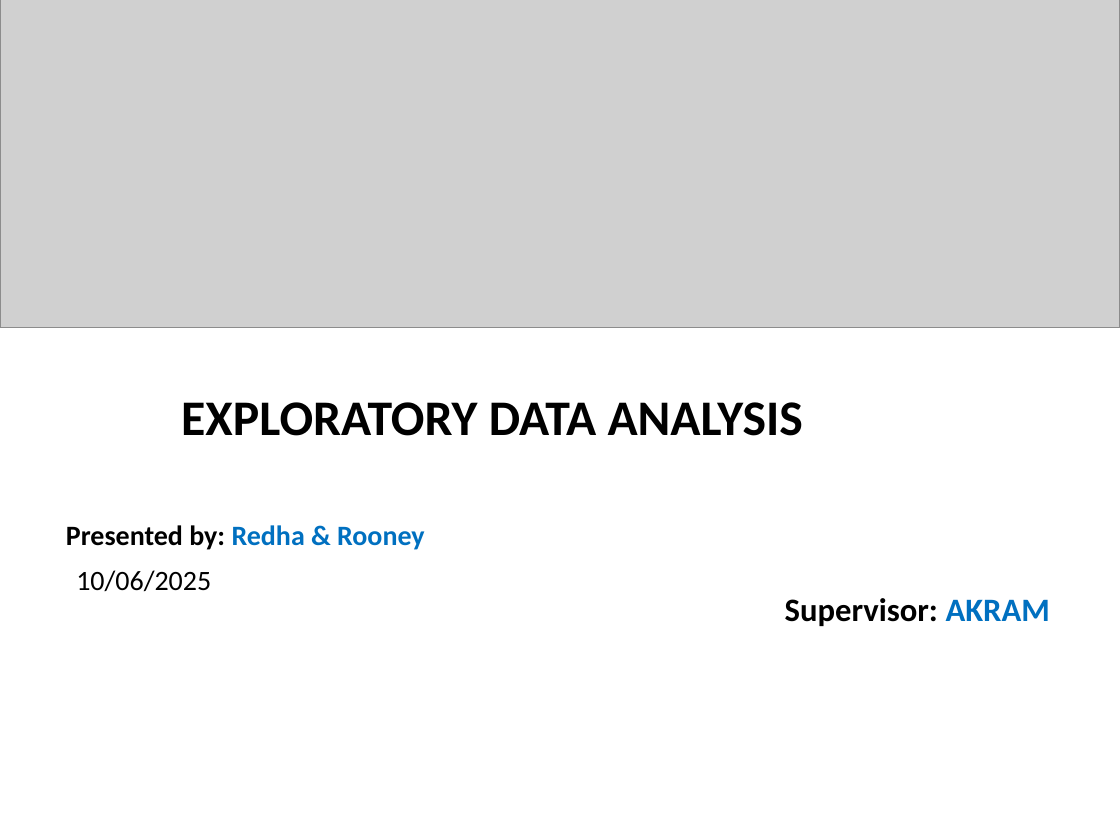
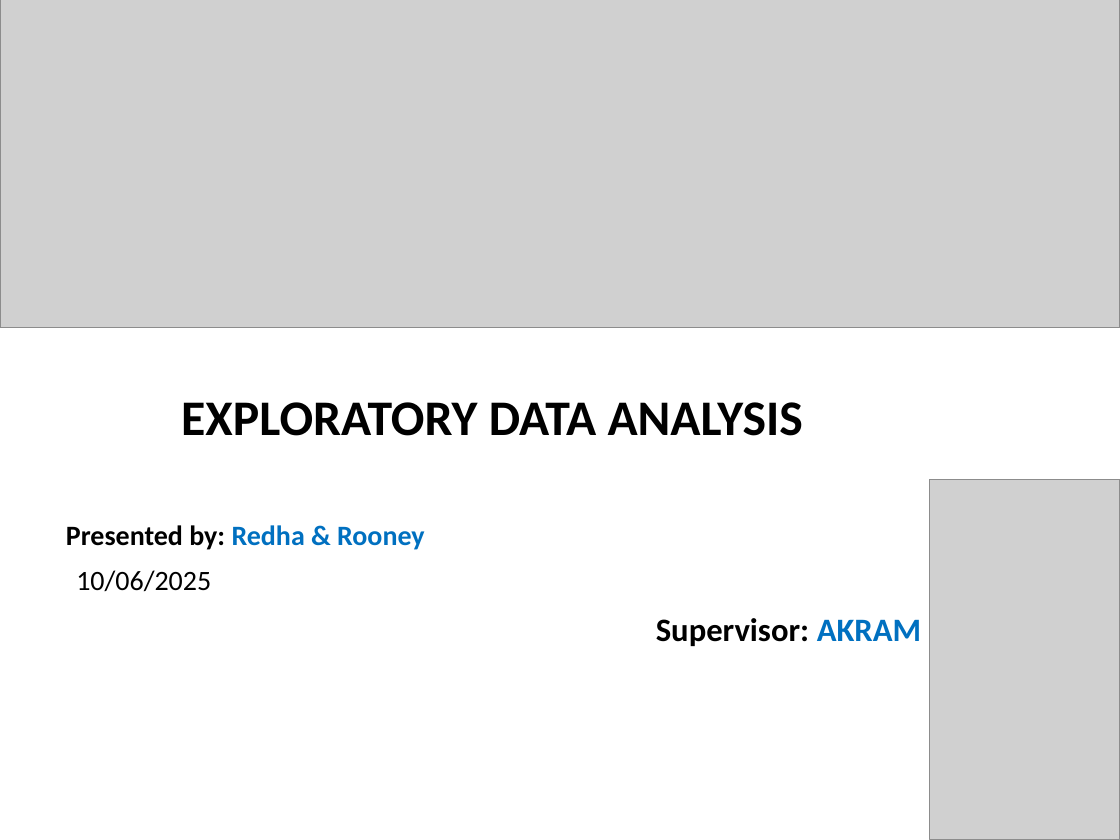
Before and after one commit to RedhaAGGOUN/Botanica-iris, a slide deck: slide 1 of Botanica_Iris_Analysis_Presentation.pptx. Drawn at 1120x840 pixels with LibreOffice and Linux fonts; fonts in the diff are those of the drawing; grey boxes stand for pictures. Boxes give left, top, right and bottom in pixels: in the first picture for what was removed or moved away, otherwise in the second. Text is boxed around its words. In the diff, an @@ line names an element or a change of style, - is before the commit and + after.

```diff
--- a/Botanica_Iris_Analysis_Presentation.pptx
+++ b/Botanica_Iris_Analysis_Presentation.pptx
@@ picture added at [930,479,1120,840] @@
@@ text "Supervisor: AKRAM": place and size @@
-text "Supervisor: AKRAM" at [785,598,1050,626]
+text "Supervisor: AKRAM" at [656,618,921,646]
```
Also in this commit, not shown: 12 other slides changed, 2 slides added.
